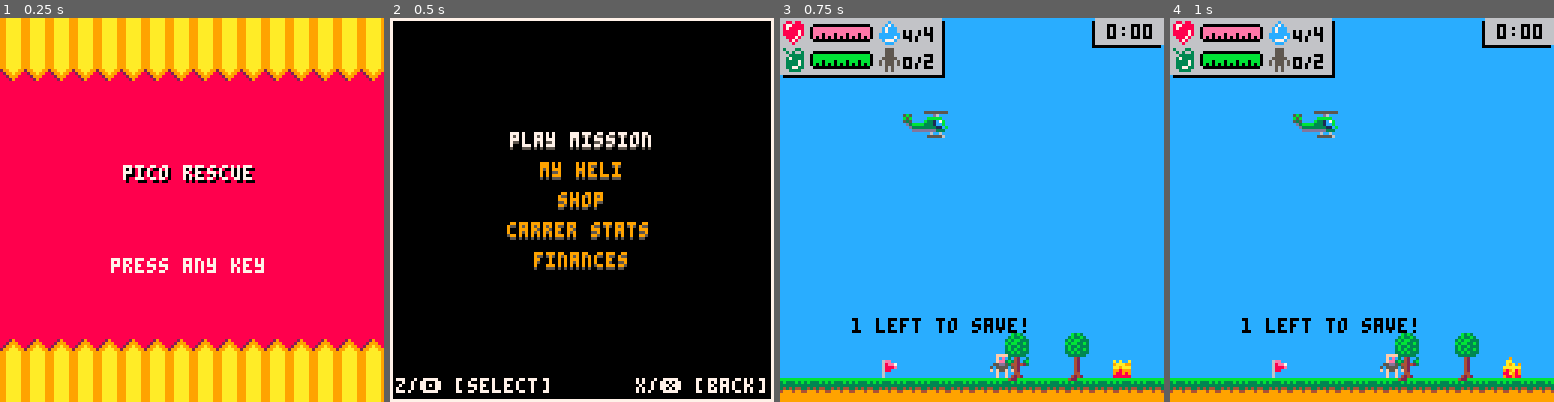
Above: before the commit, frames 1-4 (left to right).
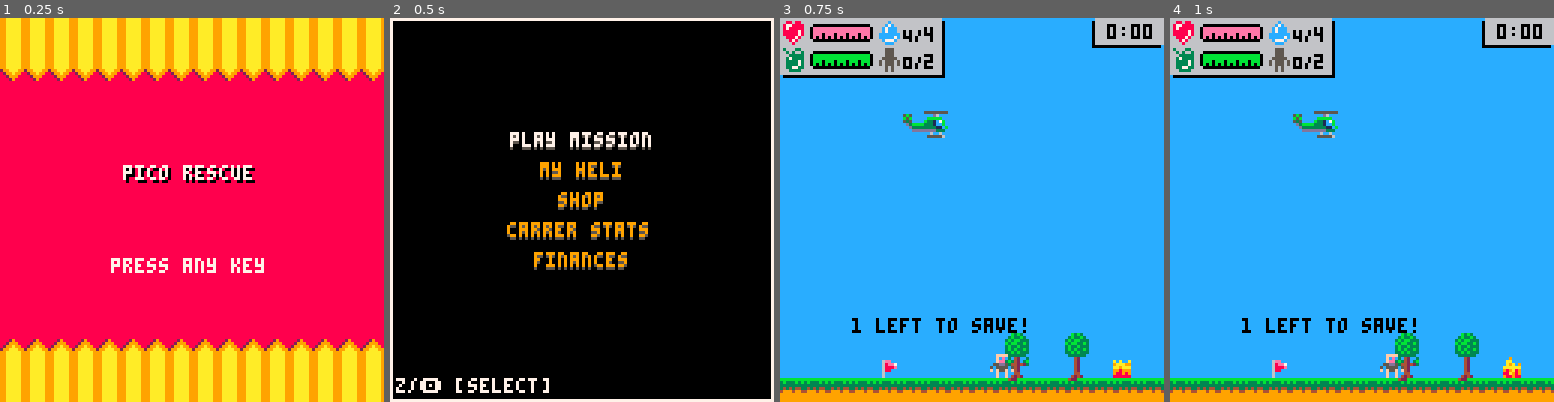
Above: after the commit, the same moments.

Repository: NinetiesPaul/PicoRescue
Game: PICO-8 cartridge picorescue.p8
Two runs of this game, one before a commit and one after it. Both use one fixed random seed, a clock stepped at 60 frames per second and the inputs below.
Inputs:
- Up to frame 1 (0.25 s): no input
- Up to frame 2 (0.5 s): tap X (X key) at 0.33 s
- Up to frame 3 (0.75 s): tap O (Z key) at 0.7 s
- Up to frame 4 (1 s): no input

Frame 1 is identical in both runs. In frame 2, 0.6% of the frame differs, in the area x 64-98%, y 93-98%; in frame 3, nothing differs; in frame 4, nothing differs.

Commit message:
select and button refactoring

Diff:
--- a/picorescue.p8
+++ b/picorescue.p8
@@ -596,10 +596,9 @@
 		end
 	end
 
-	if curr_screen == 6 or curr_screen == 7 or curr_screen == 8 then
-		print("z/🅾️ [select]", 2, 120, 7)
-		print("x/❎ [back]", 82, 120, 7)
-	end
+	left_bottom_text = (curr_screen == 10) and "z/🅾️ [buy]" or "z/🅾️ [select]"
+	if (curr_screen == 6 or curr_screen == 10) print(left_bottom_text, 2, 120, 7)
+	if (curr_screen == 7 or curr_screen == 8 or curr_screen == 10) print("x/❎ [back]", 82, 120, 7)
 end
 
 function _update()
